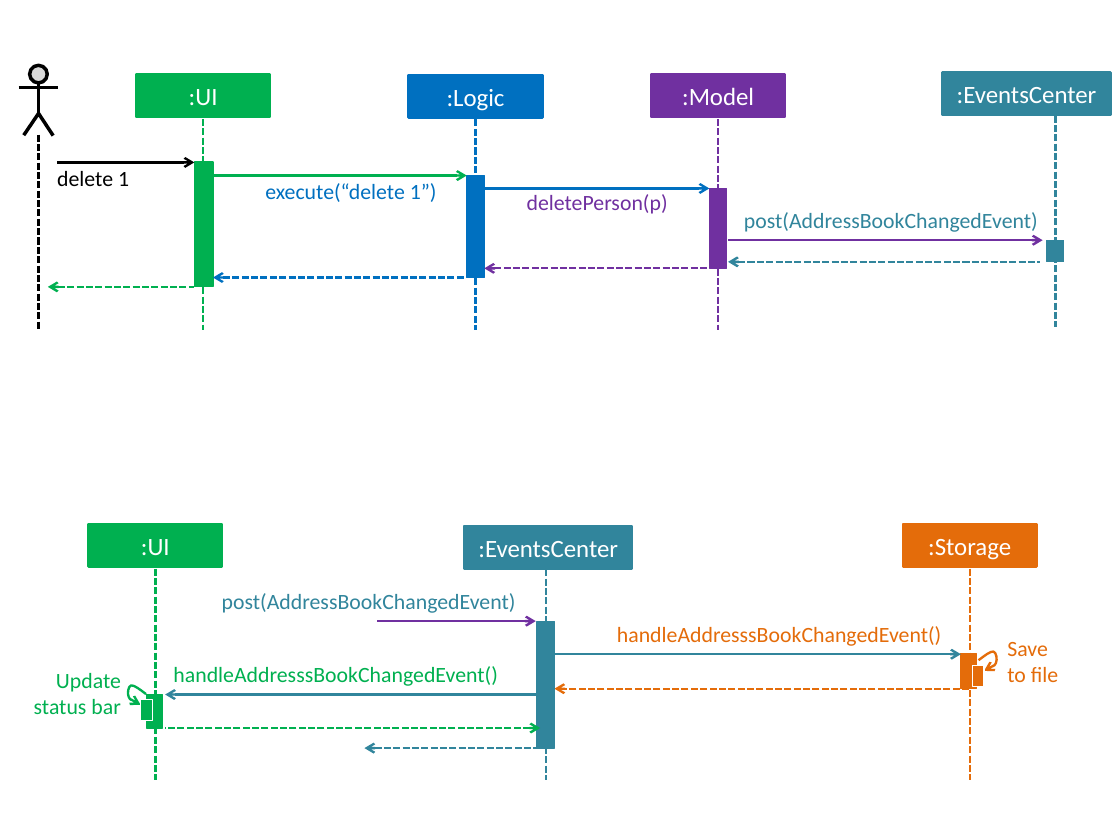
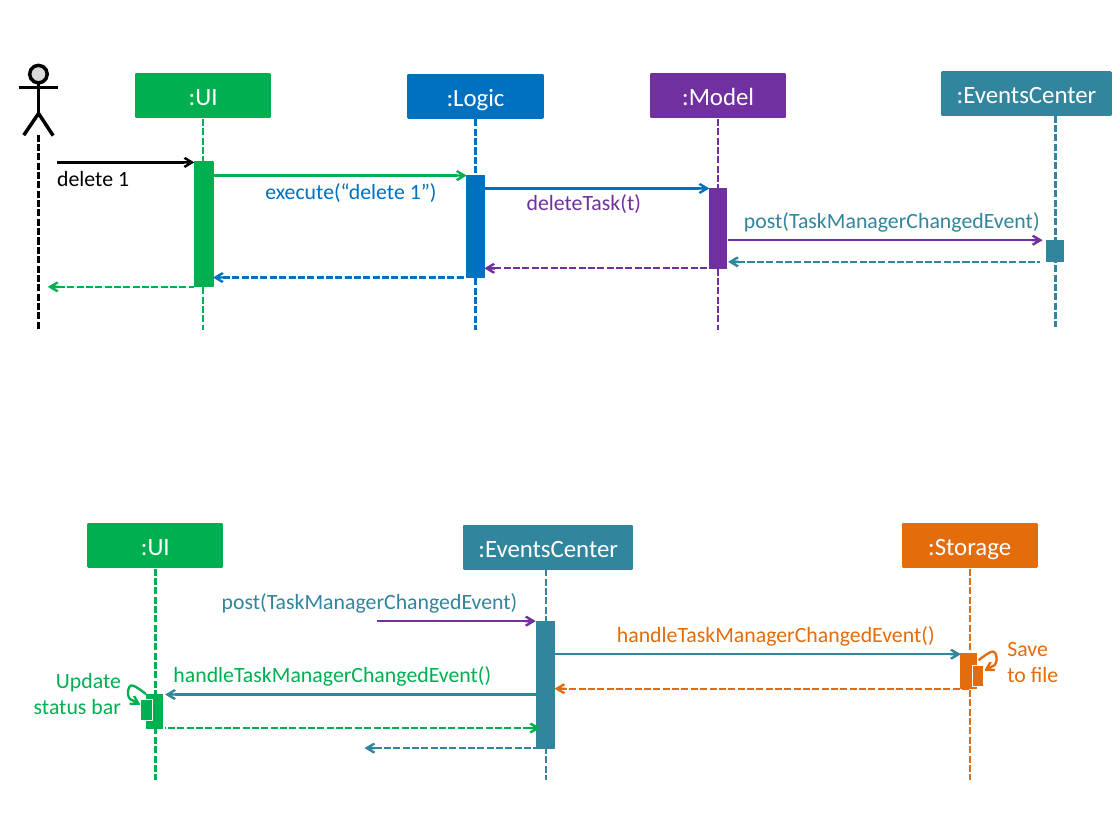
Before and after one commit to CS2103AUG2016-T16-C3/addressbook-level4, a slide deck: slide 3 of docs/diagrams/Diagrams.pptx. Drawn at 1120x840 pixels with LibreOffice and Linux fonts; fonts in the diff are those of the drawing. Boxes give left, top, right and bottom in pixels: in the first picture for what was removed or moved away, otherwise in the second. Text is boxed around its words. In the diff, an @@ line names an element or a change of style, - is before the commit and + after.

```diff
--- a/docs/diagrams/Diagrams.pptx
+++ b/docs/diagrams/Diagrams.pptx
@@ text at (x1=527, y1=194, x2=641, y2=213): text changed @@
-deletePerson(p)
+deleteTask(t)
@@ text at (x1=744, y1=212, x2=1040, y2=232): text changed @@
-post(AddressBookChangedEvent)
+post(TaskManagerChangedEvent)
@@ text at (x1=222, y1=593, x2=518, y2=613): text changed @@
-post(AddressBookChangedEvent)
+post(TaskManagerChangedEvent)
@@ text at (x1=617, y1=626, x2=935, y2=646): text changed @@
-handleAddresssBookChangedEvent()
+handleTaskManagerChangedEvent()
@@ text at (x1=173, y1=666, x2=491, y2=686): text changed @@
-handleAddresssBookChangedEvent()
+handleTaskManagerChangedEvent()
```
Also in this commit, not shown: 2 other slides changed, 1 slide removed, 3 other files.
